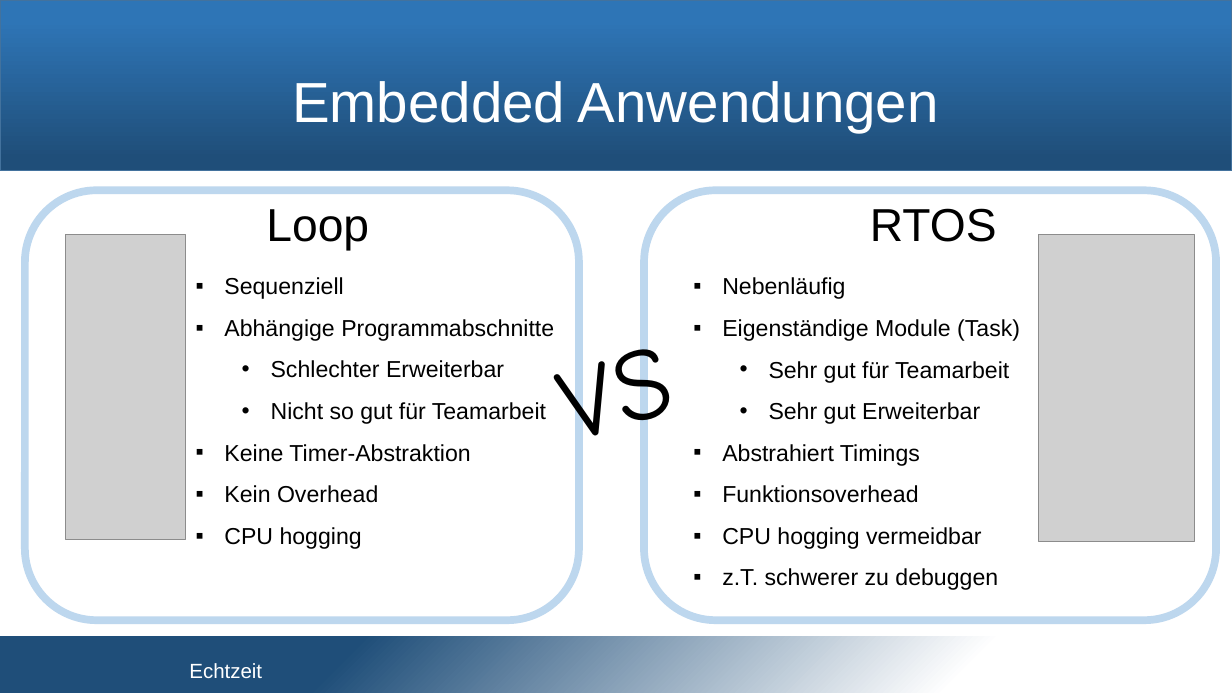
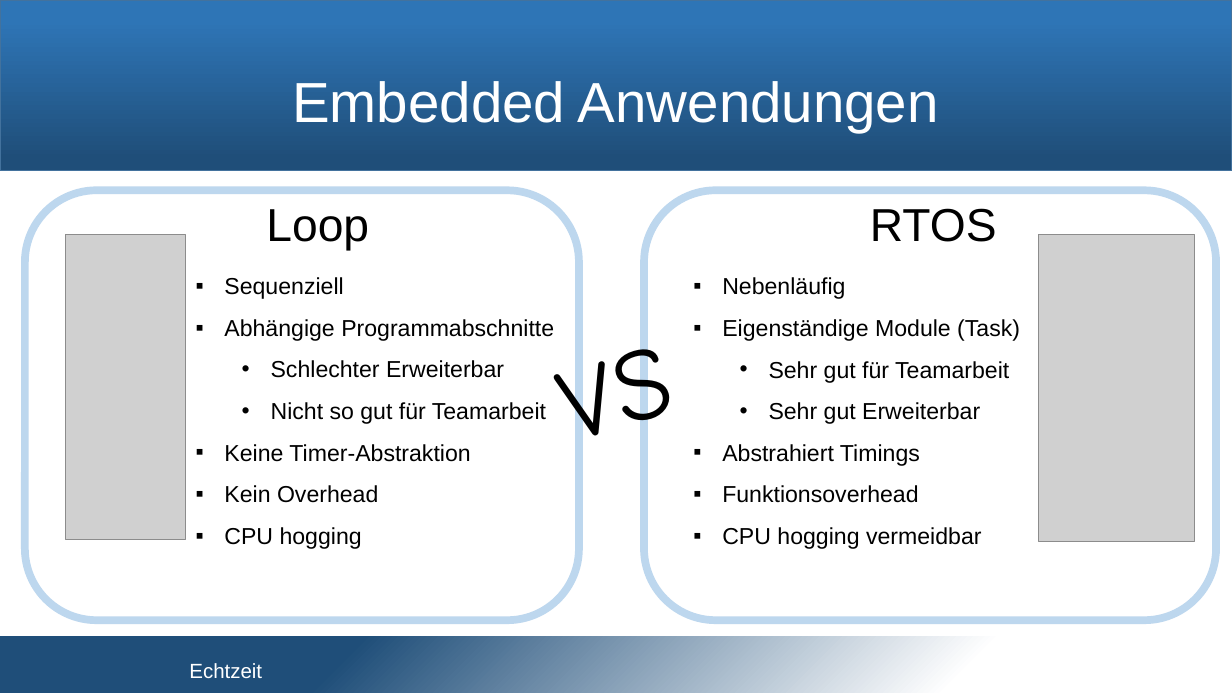
Before and after one commit to snobz/Seminar_BS_2017, a slide deck: slide 4 of Päsi/Seminar Betriebssysteme.pptx. Drawn at 1232x693 pixels with LibreOffice and Linux fonts; fonts in the diff are those of the drawing; grey boxes stand for pictures; background and template pictures are left out. Boxes give left, top, right and bottom in pixels: in the first picture for what was removed or moved away, otherwise in the second. Text is boxed around its words. In the diff, an @@ line names an element or a change of style, - is before the commit and + after.

```diff
--- a/Päsi/Seminar Betriebssysteme.pptx
+++ b/Päsi/Seminar Betriebssysteme.pptx
@@ text at [722,568,998,590]: paragraph removed @@
-▪ z.T. schwerer zu debuggen
```
Also in this commit, not shown: 3 other slides changed.
